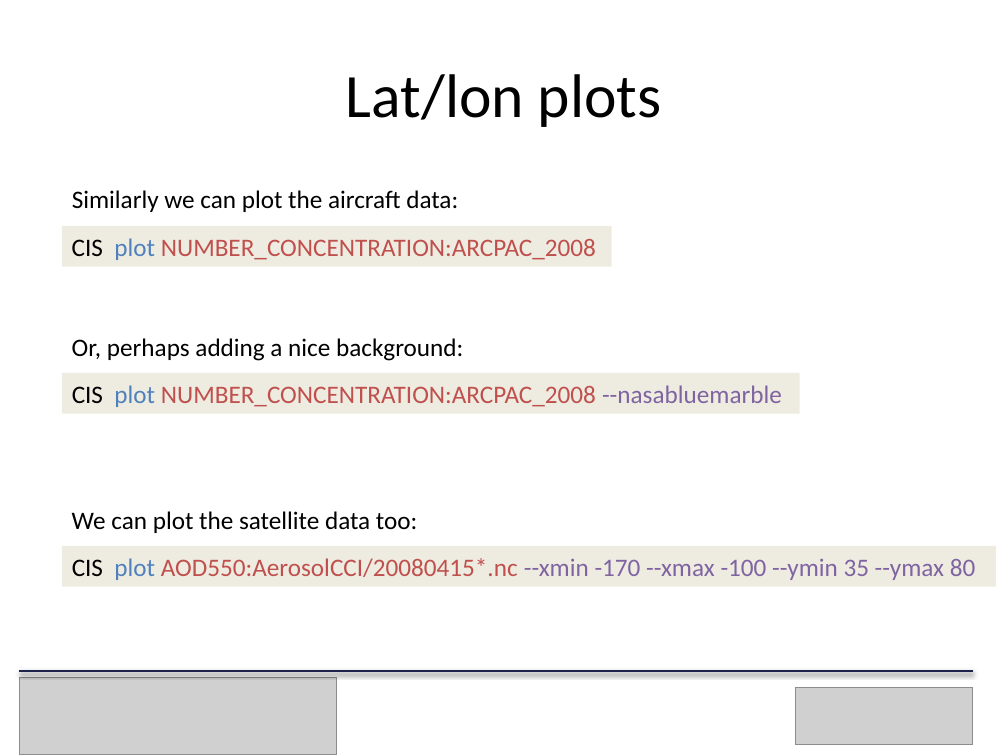
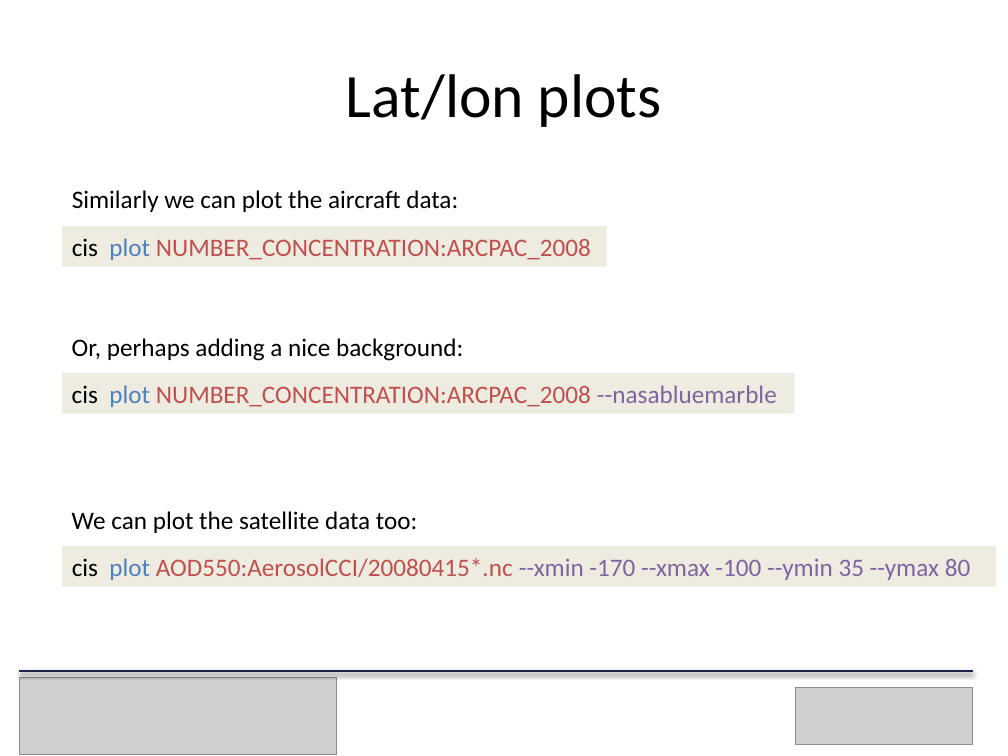
Before and after one commit to cehbrecht/cistools-at-tgif-march-2019, a slide deck: slide 13 of cistools-talk.pptx. Drawn at 1008x756 pixels with LibreOffice and Linux fonts; fonts in the diff are those of the drawing; grey boxes stand for pictures. Boxes give left, top, right and bottom in pixels: in the first picture for what was removed or moved away, otherwise in the second. Text is boxed around its words. In the diff, an @@ line names an element or a change of style, - is before the commit and + after.

```diff
--- a/cistools-talk.pptx
+++ b/cistools-talk.pptx
@@ rectangle "cis plot NUMBER_CONCENTRATION:ARCPAC_2008": place and size @@
-rectangle "cis plot NUMBER_CONCENTRATION:ARCPAC_2008" at bbox=[61, 226, 612, 266]
+rectangle "cis plot NUMBER_CONCENTRATION:ARCPAC_2008" at bbox=[61, 226, 606, 266]
@@ text in rectangle at bbox=[72, 238, 591, 260]: text changed @@
-CIS plot NUMBER_CONCENTRATION:ARCPAC_2008
+cis plot NUMBER_CONCENTRATION:ARCPAC_2008
@@ rectangle "cis plot NUMBER_CONCENTRATION:ARCPAC_2008 --nasabluemarble": place and size @@
-rectangle "cis plot NUMBER_CONCENTRATION:ARCPAC_2008 --nasabluemarble" at bbox=[61, 373, 799, 413]
+rectangle "cis plot NUMBER_CONCENTRATION:ARCPAC_2008 --nasabluemarble" at bbox=[61, 373, 794, 413]
@@ text in rectangle at bbox=[72, 385, 777, 407]: text changed @@
-CIS plot NUMBER_CONCENTRATION:ARCPAC_2008 --nasabluemarble
+cis plot NUMBER_CONCENTRATION:ARCPAC_2008 --nasabluemarble
@@ text in rectangle at bbox=[72, 558, 971, 580]: text changed @@
-CIS plot AOD550:AerosolCCI/20080415*.nc --xmin -170 --xmax -100 --ymin 35 --ymax 80
+cis plot AOD550:AerosolCCI/20080415*.nc --xmin -170 --xmax -100 --ymin 35 --ymax 80
```
Also in this commit, not shown: 6 other slides changed, 4 slides added, 1 slide removed.
